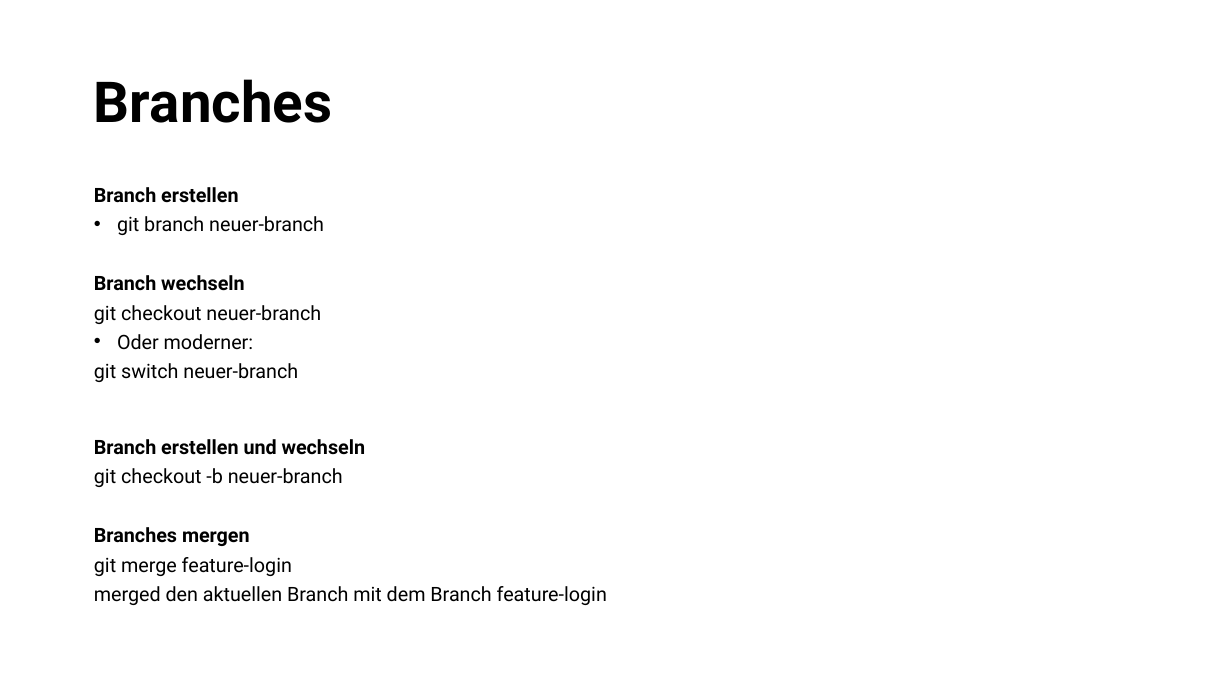
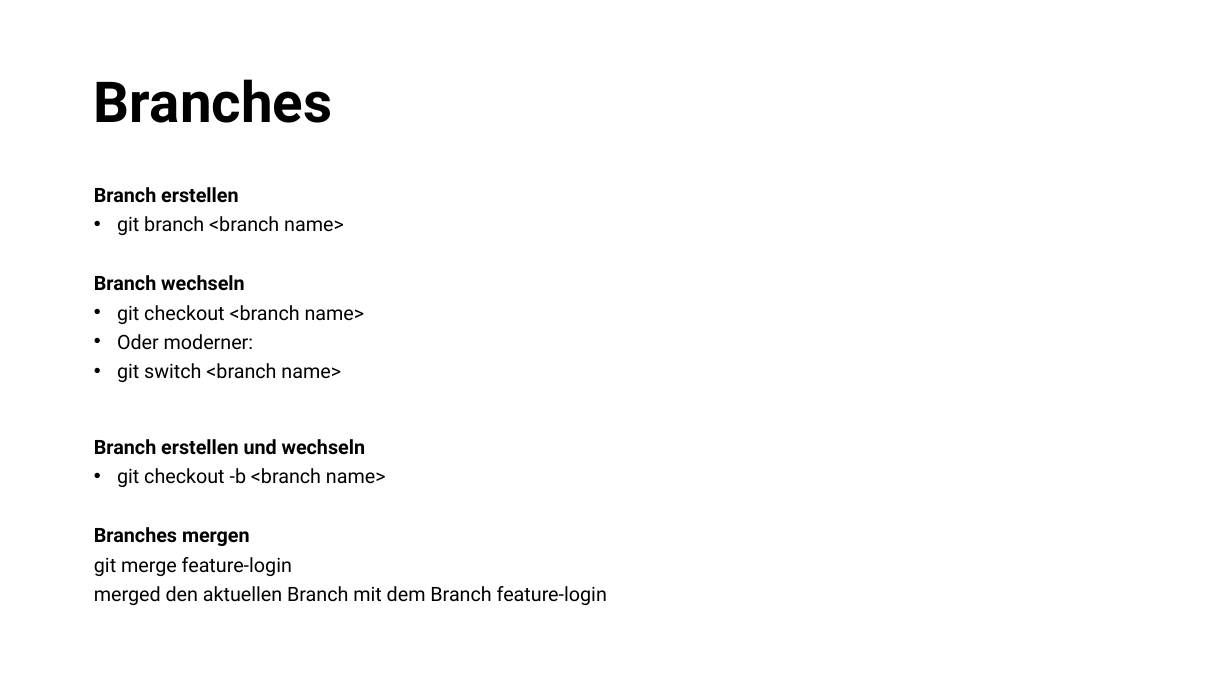
Before and after one commit to janna-rueck/Beispiel, a slide deck: slide 29 of 7 Versionskontrolle Git.pptx. Drawn at 1232x693 pixels with LibreOffice and Linux fonts; fonts in the diff are those of the drawing. Boxes give left, top, right and bottom in pixels: in the first picture for what was removed or moved away, otherwise in the second. Text is boxed around its words. In the diff, an @@ line names an element or a change of style, - is before the commit and + after.

```diff
--- a/7 Versionskontrolle Git.pptx
+++ b/7 Versionskontrolle Git.pptx
@@ text at bbox=[117, 216, 344, 235]: text changed @@
-• git branch neuer-branch
+• git branch <branch name>
@@ text at bbox=[117, 305, 365, 324]: text changed @@
-git checkout neuer-branch
+• git checkout <branch name>
@@ text at bbox=[117, 363, 341, 382]: text changed @@
-git switch neuer-branch
+• git switch <branch name>
@@ text at bbox=[117, 468, 386, 487]: text changed @@
-git checkout -b neuer-branch
+• git checkout -b <branch name>
```
Also in this commit, not shown: 1 other slide changed, 1 other file.
